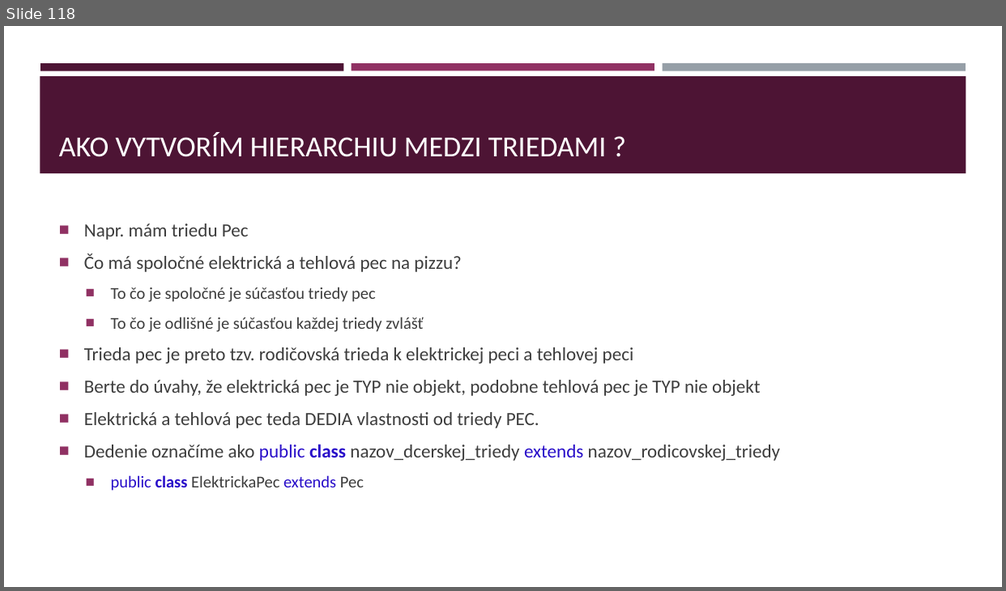
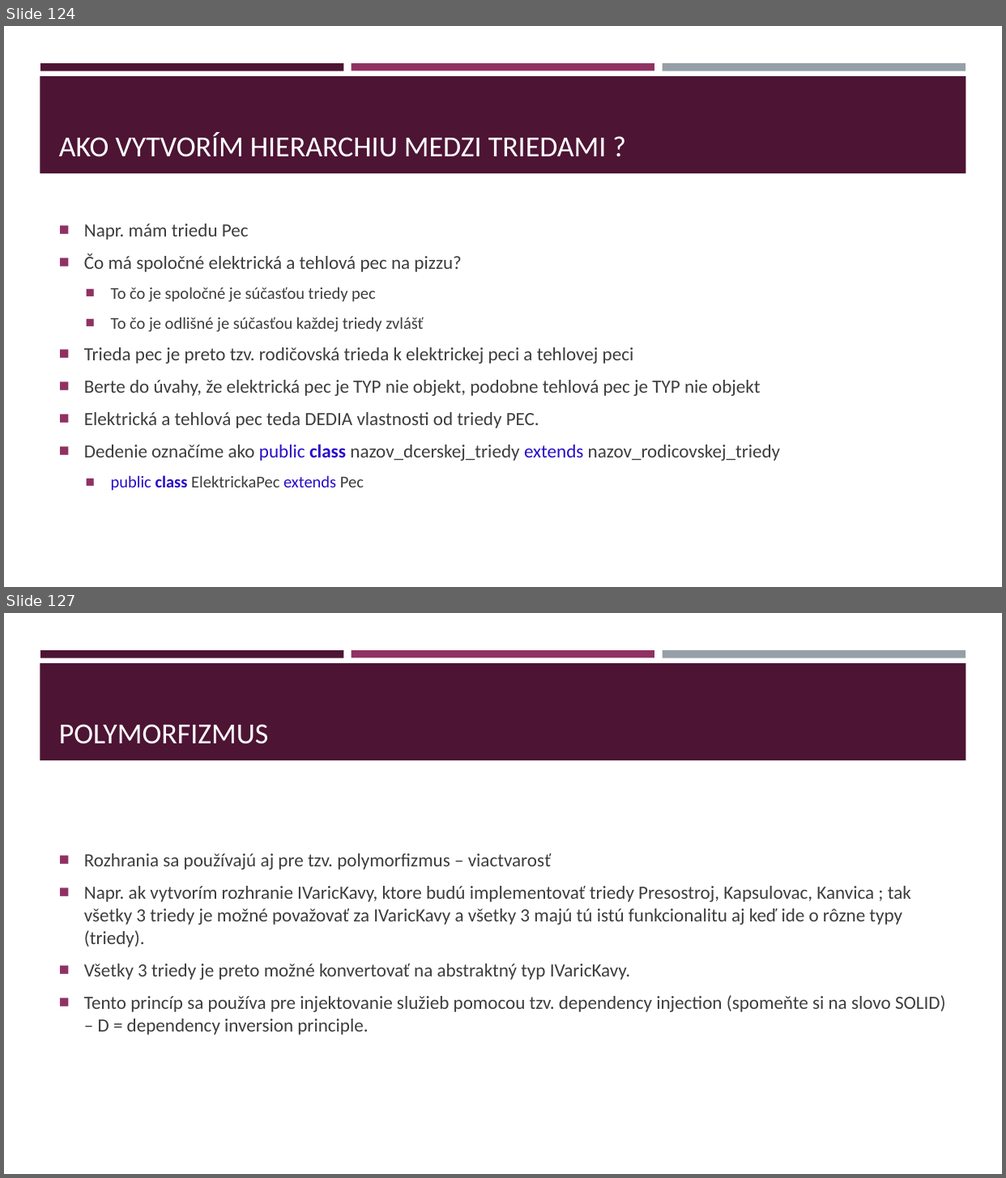
Before and after one commit to gasparv/java-class-basics, a slide deck: JavaZaklady-skolenie.pptx. Shown one above the other, each under a label of ours: slide 118 before the commit, slides 124 and 127 after it; the slides between them are not shown. The pictures are 1006x591 and 1006x1178 pixels, drawn with LibreOffice and Linux fonts; fonts in the diff are those of the drawing. Boxes give left, top, right and bottom in pixels: in the first picture for what was removed or moved away, otherwise in the second. Text is boxed around its words. In the diff, an @@ line names an element or a change of style, - is before the commit and + after.

```diff
--- a/JavaZaklady-skolenie.pptx
+++ b/JavaZaklady-skolenie.pptx
@@ slide 127 added at <box>4,613,1002,1174</box>, background #FFFFFF; not listed: 4 template elements that a slide beside it also shows @@
@@ title added at <box>59,724,268,744</box>, 28 pt, text #FFFFFF @@
+POLYMORFIZMUS
@@ text added at <box>84,854,946,1035</box>, 18 pt, text #3D3D3D @@
+■ Rozhrania sa používajú aj pre tzv. polymorfizmus – viactvarosť
+■ Napr. ak vytvorím rozhranie IVaricKavy, ktore budú implementovať triedy Presostroj, Kapsulovac, Kanvica ; tak všetky 3 triedy je možné považovať za IVaricKavy a všetky 3 majú tú istú funkcionalitu aj keď ide o rôzne typy (triedy).
+■ Všetky 3 triedy je preto možné konvertovať na abstraktný typ IVaricKavy.
+■ Tento princíp sa používa pre injektovanie služieb pomocou tzv. dependency injection (spomeňte si na slovo SOLID) – D = dependency inversion principle.
@@ what was slide 118 is now slide 124 @@
```
Also in this commit, not shown: 2 slides changed, 9 other slides added.
